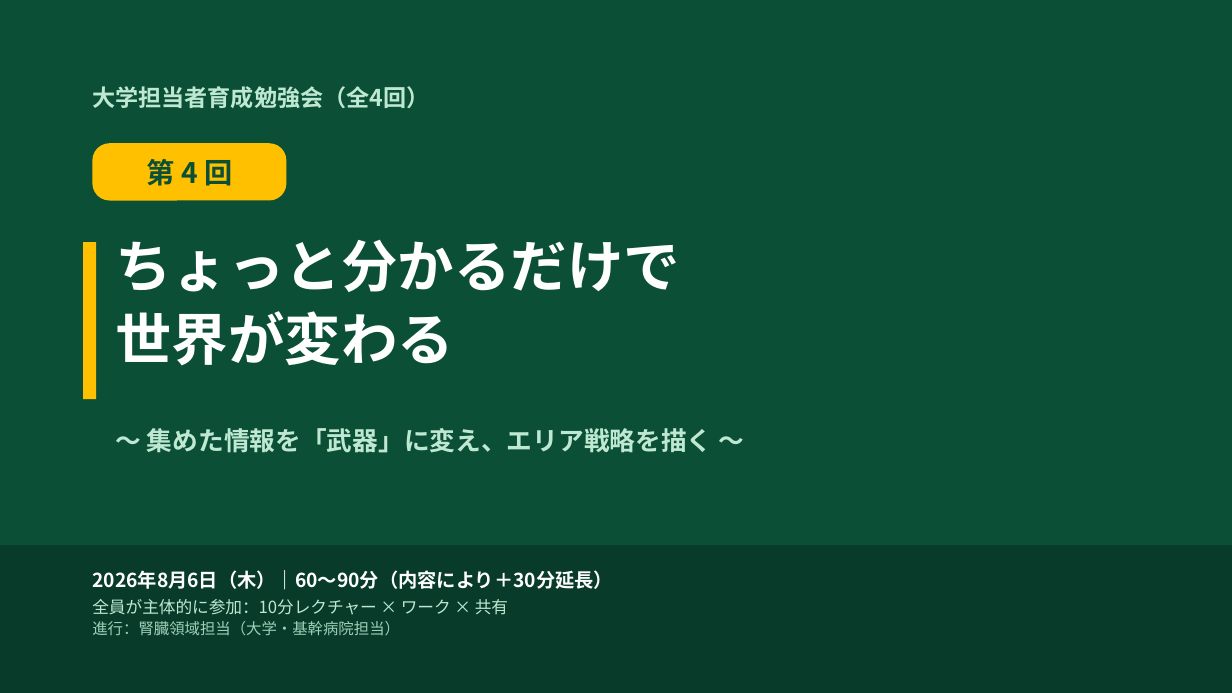
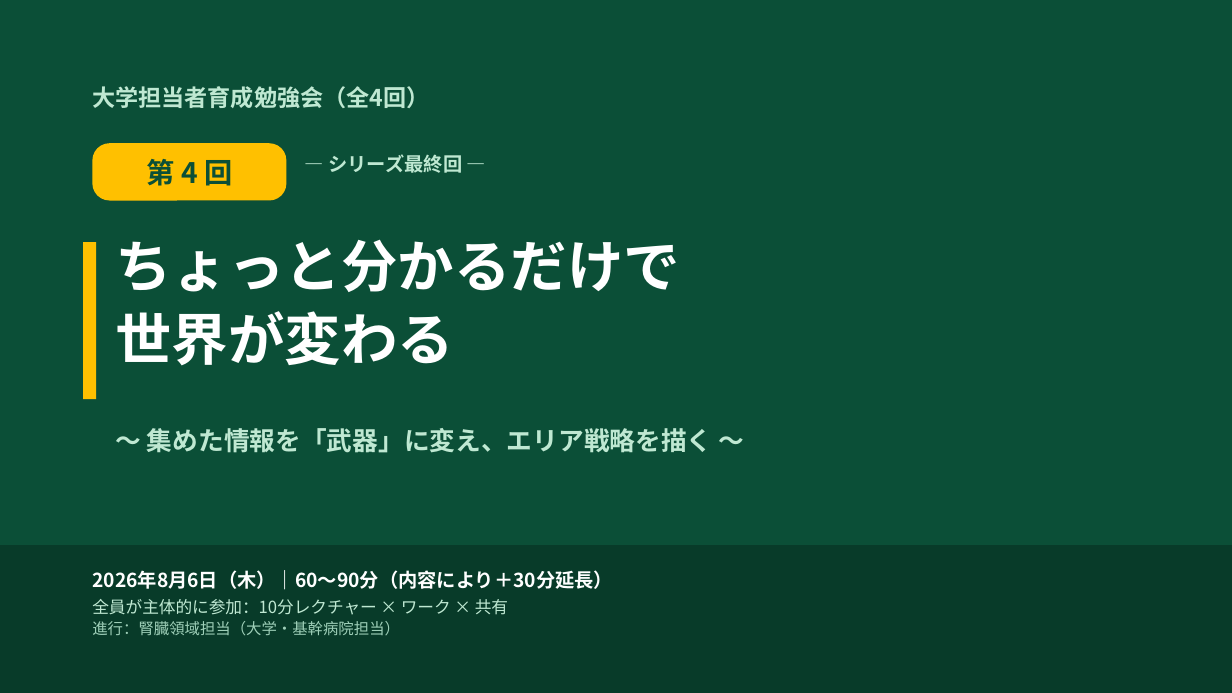
Before and after one commit to TAKUYA-1187/Claude, a slide deck: slide 1 of novartis_training/第4回_ちょっと分かるだけで世界が変わる.pptx. Drawn at 1232x693 pixels with LibreOffice and Linux fonts; fonts in the diff are those of the drawing. Boxes give left, top, right and bottom in pixels: in the first picture for what was removed or moved away, otherwise in the second. Text is boxed around its words. In the diff, an @@ line names an element or a change of style, - is before the commit and + after.

```diff
--- a/novartis_training/第4回_ちょっと分かるだけで世界が変わる.pptx
+++ b/novartis_training/第4回_ちょっと分かるだけで世界が変わる.pptx
@@ text added at (329,154,463,173), 15 pt, text #BFE8D2, bold @@
+— シリーズ最終回 —
```
Also in this commit, not shown: 21 other slides changed, 1 slide added, 1 other file.
